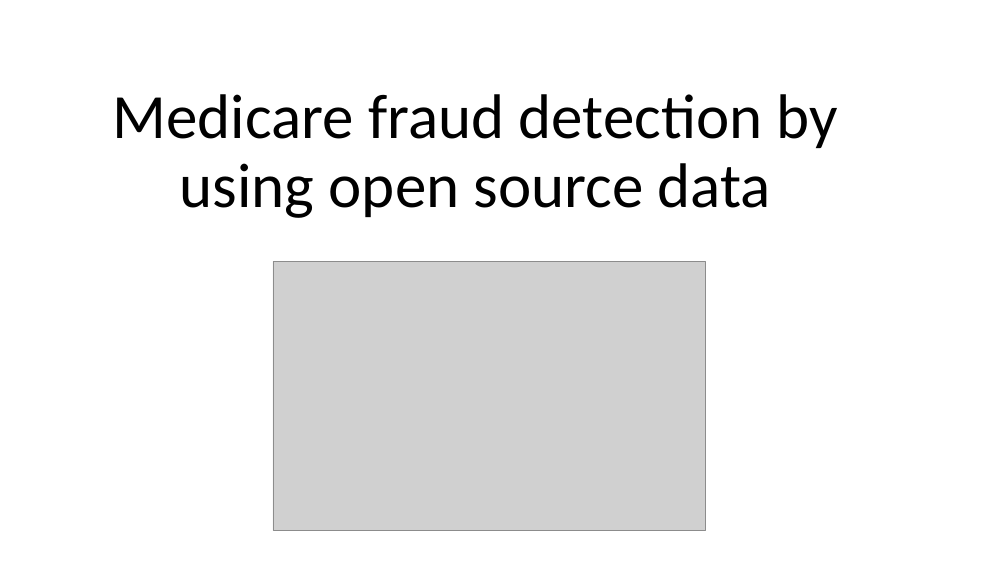
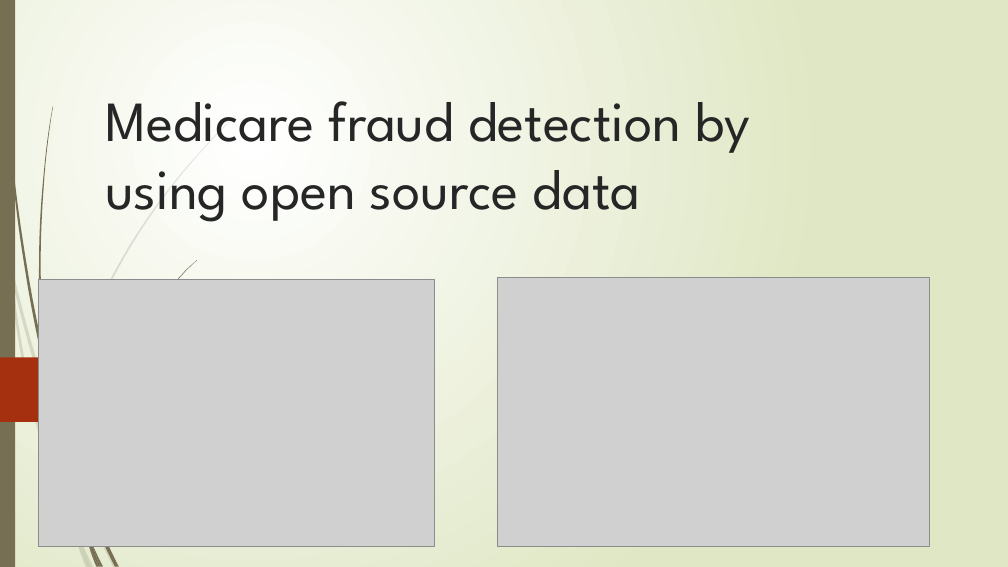
Before and after one commit to maxliu/health_care, a slide deck: slide 1 of Medicare fraud detection by using open source data.pptx. Drawn at 1008x567 pixels with LibreOffice and Linux fonts; fonts in the diff are those of the drawing; grey boxes stand for pictures. Boxes give left, top, right and bottom in pixels: in the first picture for what was removed or moved away, otherwise in the second. Text is boxed around its words. In the diff, an @@ line names an element or a change of style, - is before the commit and + after.

```diff
--- a/Medicare fraud detection by using open source data.pptx
+++ b/Medicare fraud detection by using open source data.pptx
@@ background #FFFFFF to gradient #FFFFFF to #DFE8C4 @@
@@ rectangle added at (0,0,15,567), fill #766F54 @@
@@ title "Medicare fraud detection by using ..." at (105,101,750,222): size 60 to 54 pt, font Calibri to League Spartan, text colour #000000 to #262626; alignment centre to left; line spacing 0.9 to 1 @@
@@ picture added at (39,280,435,547) @@
@@ picture: place and size @@
-picture at (273,262,705,531)
+picture at (498,278,929,547)
@@ freeform shape added at (0,358,144,422), fill #A53010 @@
@@ group added at (0,116,236,567): 8 freeform shapes @@
@@ group added at (2,0,197,567): 8 freeform shapes @@
```
Also in this commit, not shown: 12 other slides changed, 4 slides added, 4 slides removed.
